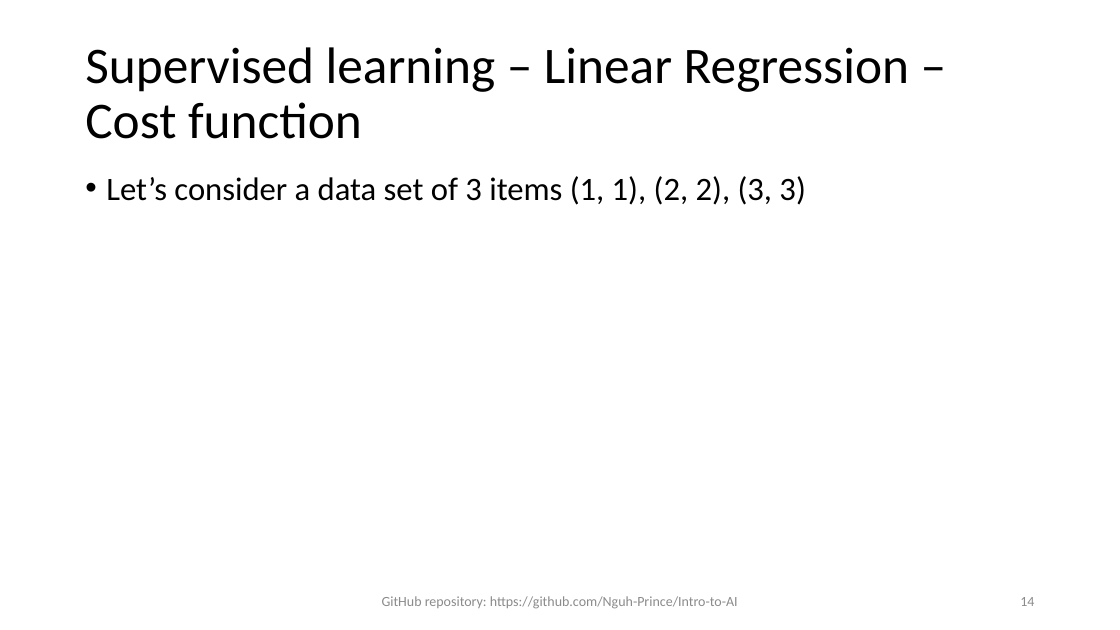
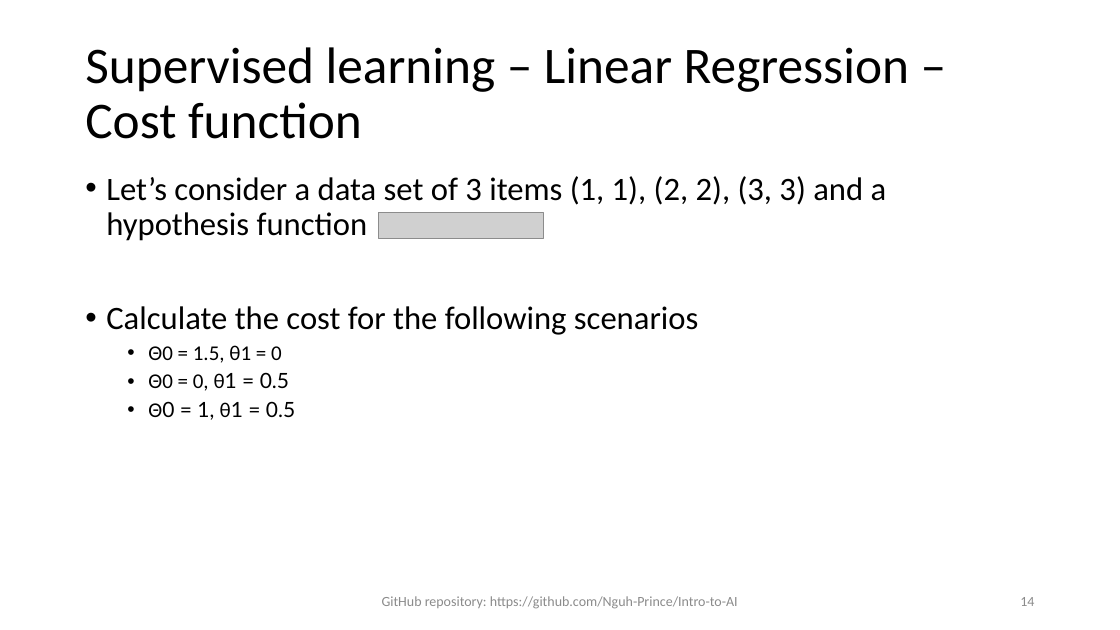
Before and after one commit to Nguh-Prince/Intro-to-AI, a slide deck: slide 14 of Chapter V - Learning/Chapter V Learning.pptx. Drawn at 1120x630 pixels with LibreOffice and Linux fonts; fonts in the diff are those of the drawing; grey boxes stand for pictures. Boxes give left, top, right and bottom in pixels: in the first picture for what was removed or moved away, otherwise in the second. Text is boxed around its words. In the diff, an @@ line names an element or a change of style, - is before the commit and + after.

```diff
--- a/Chapter V - Learning/Chapter V Learning.pptx
+++ b/Chapter V - Learning/Chapter V Learning.pptx
@@ text at box(106, 176, 887, 420): text changed @@
-• Let’s consider a data set of 3 items (1, 1), (2, 2), (3, 3)
+• Let’s consider a data set of 3 items (1, 1), (2, 2), (3, 3) and a hypothesis function
+• Calculate the cost for the following scenarios
+  • Θ0 = 1.5, θ1 = 0
+  • Θ0 = 0, θ1 = 0.5
+  • Θ0 = 1, θ1 = 0.5
@@ picture added at box(379, 212, 544, 238) @@
```
Also in this commit, not shown: 1 other file.
